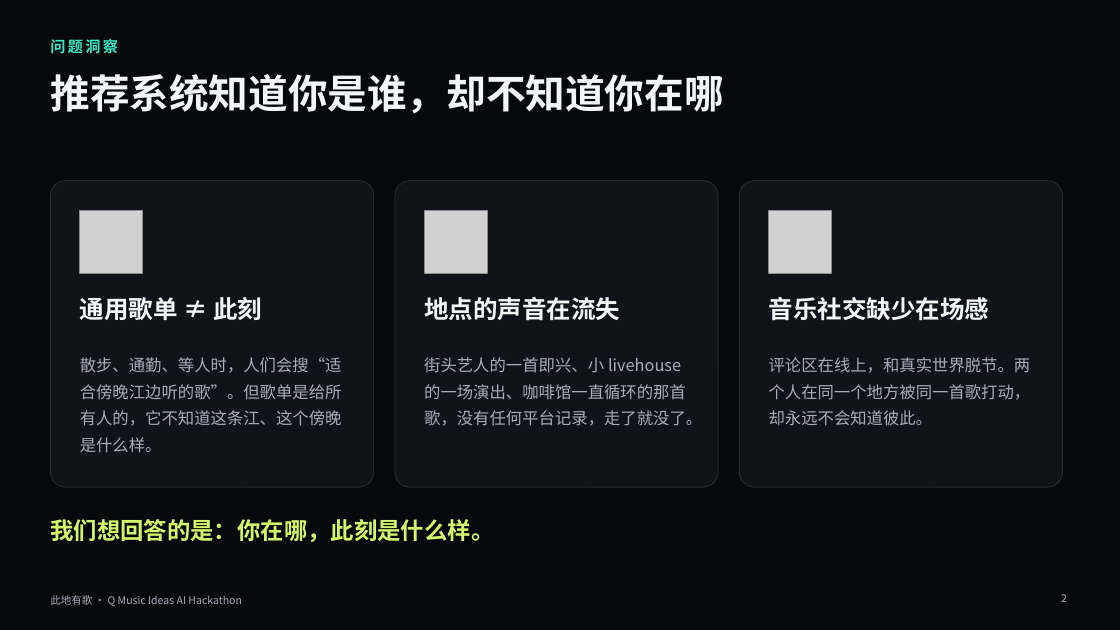
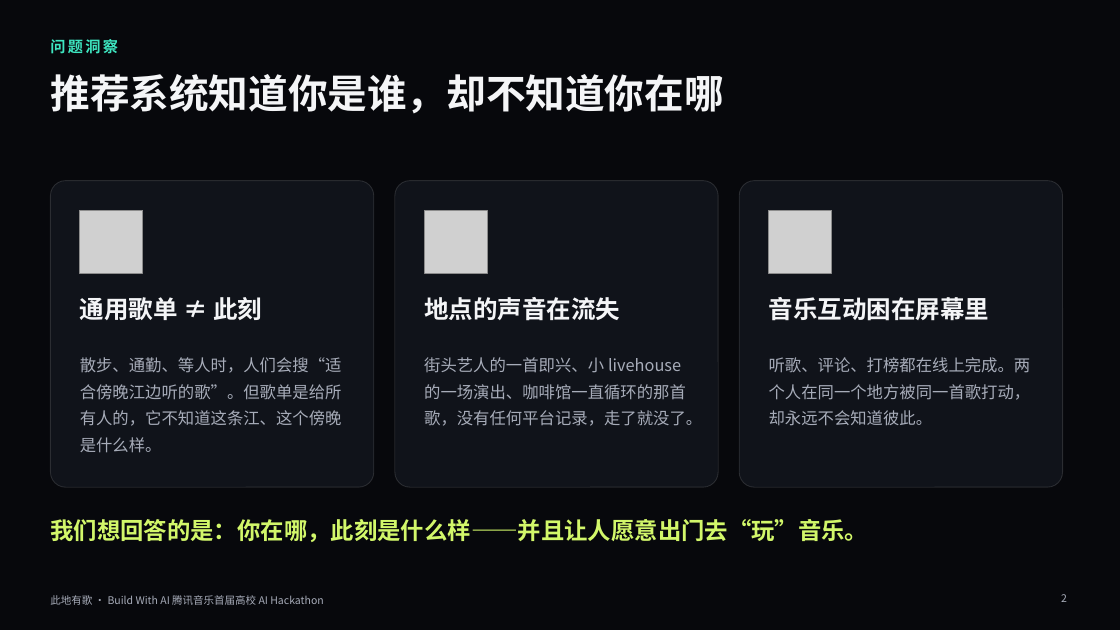
Before and after one commit to QHY8IV/MusicHere, a slide deck: slide 2 of pitch/此地有歌-路演.pptx. Drawn at 1120x630 pixels with LibreOffice and Linux fonts; fonts in the diff are those of the drawing; grey boxes stand for pictures; background and template pictures are left out. Boxes give left, top, right and bottom in pixels: in the first picture for what was removed or moved away, otherwise in the second. Text is boxed around its words. In the diff, an @@ line names an element or a change of style, - is before the commit and + after.

```diff
--- a/pitch/此地有歌-路演.pptx
+++ b/pitch/此地有歌-路演.pptx
@@ text at (769,297,990,321): text changed @@
-音乐社交缺少在场感
+音乐互动困在屏幕里
@@ text at (769,357,1031,426): text changed @@
-评论区在线上，和真实世界脱节。两个人在同一个地方被同一首歌打动，却永远不会知道彼此。
+听歌、评论、打榜都在线上完成。两个人在同一个地方被同一首歌打动，却永远不会知道彼此。
@@ text at (50,519,868,542): text changed @@
-我们想回答的是：你在哪，此刻是什么样。
+我们想回答的是：你在哪，此刻是什么样——并且让人愿意出门去“玩”音乐。
@@ text at (50,595,323,605): text changed @@
-此地有歌 · Q Music Ideas AI Hackathon
+此地有歌 · Build With AI 腾讯音乐首届高校 AI Hackathon
```
Also in this commit, not shown: 8 other slides changed, 2 slides added, 1 slide removed, 5 other files.
